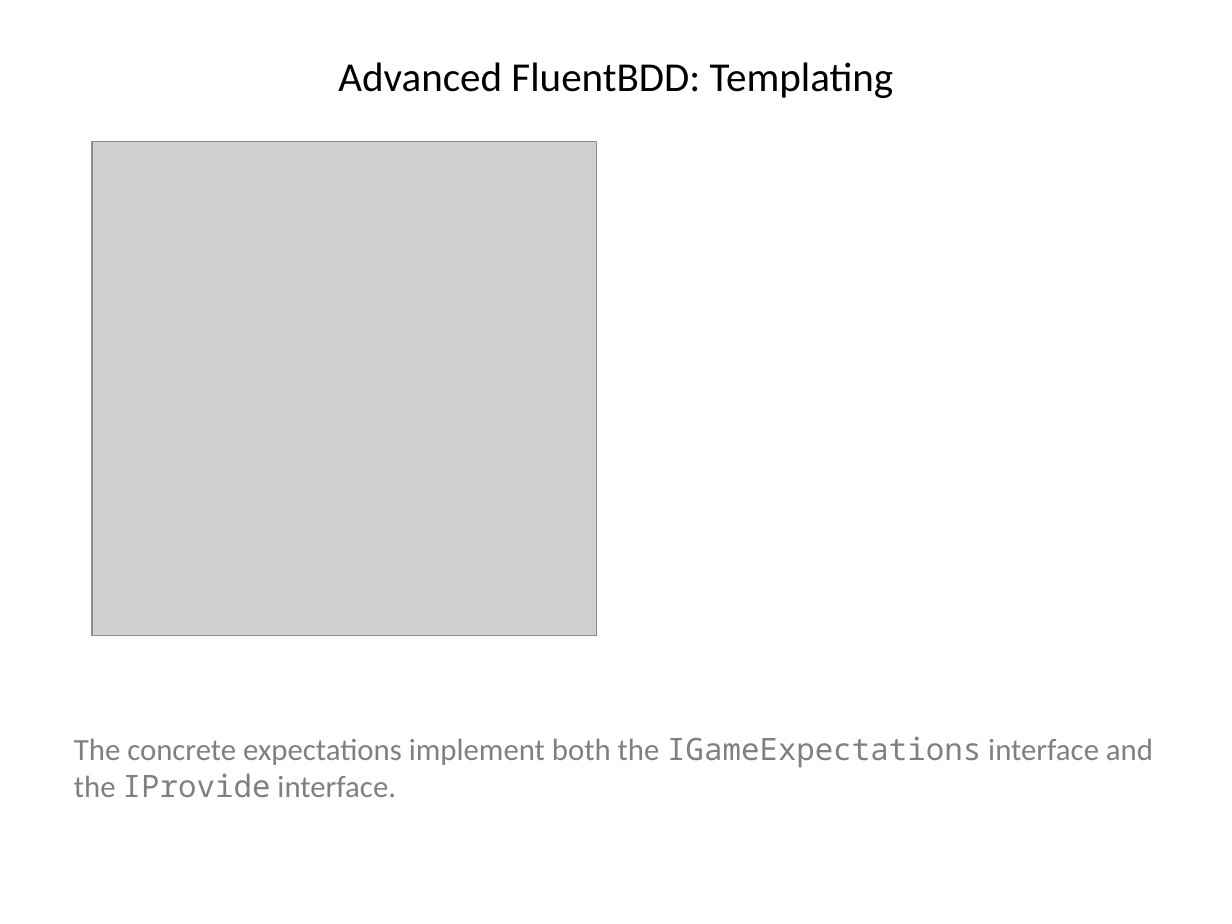
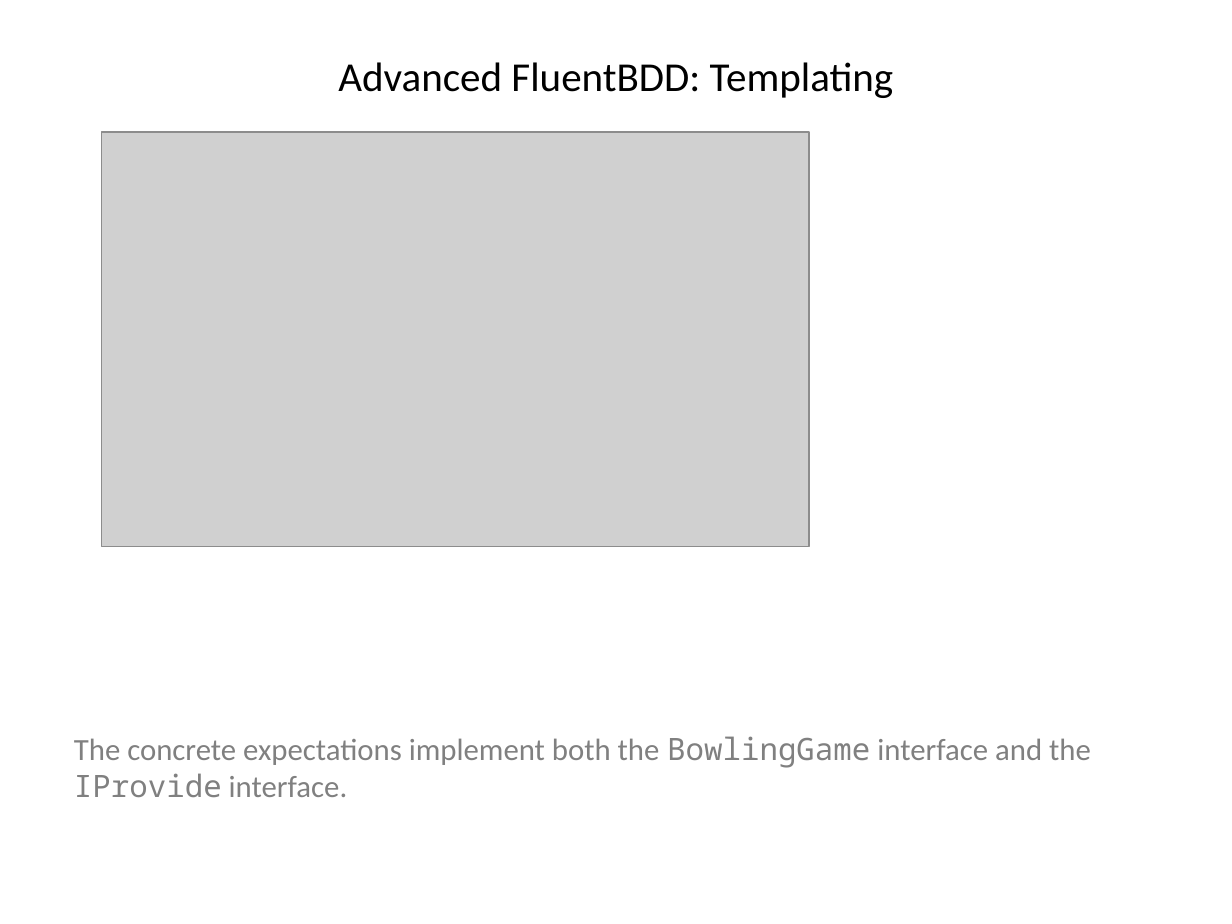
Before and after one commit to i-e-b/FluentBdd, a slide deck: slide 97 of FluentBDD/Fluent BDD.pptx (slide 94 before the commit). Drawn at 1232x924 pixels with LibreOffice and Linux fonts; fonts in the diff are those of the drawing; grey boxes stand for pictures. Boxes give left, top, right and bottom in pixels: in the first picture for what was removed or moved away, otherwise in the second. Text is boxed around its words. In the diff, an @@ line names an element or a change of style, - is before the commit and + after.

```diff
--- a/FluentBDD/Fluent BDD.pptx
+++ b/FluentBDD/Fluent BDD.pptx
@@ picture: place and size @@
-picture at (92,142,596,636)
+picture at (102,132,809,546)
@@ text at (74,736,1091,797): text changed @@
-The concrete expectations implement both the IGameExpectations interface and the IProvide interface.
+The concrete expectations implement both the BowlingGame interface and the IProvide interface.
```
Also in this commit, not shown: 69 other slides changed, 9 slides added, 16 slides removed, 25 other files.
